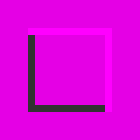
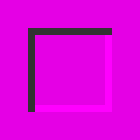
Comparing the layer stacks of the two 140x140 images. Changes:
painted on "mino" over [28, 28, 112, 112]
